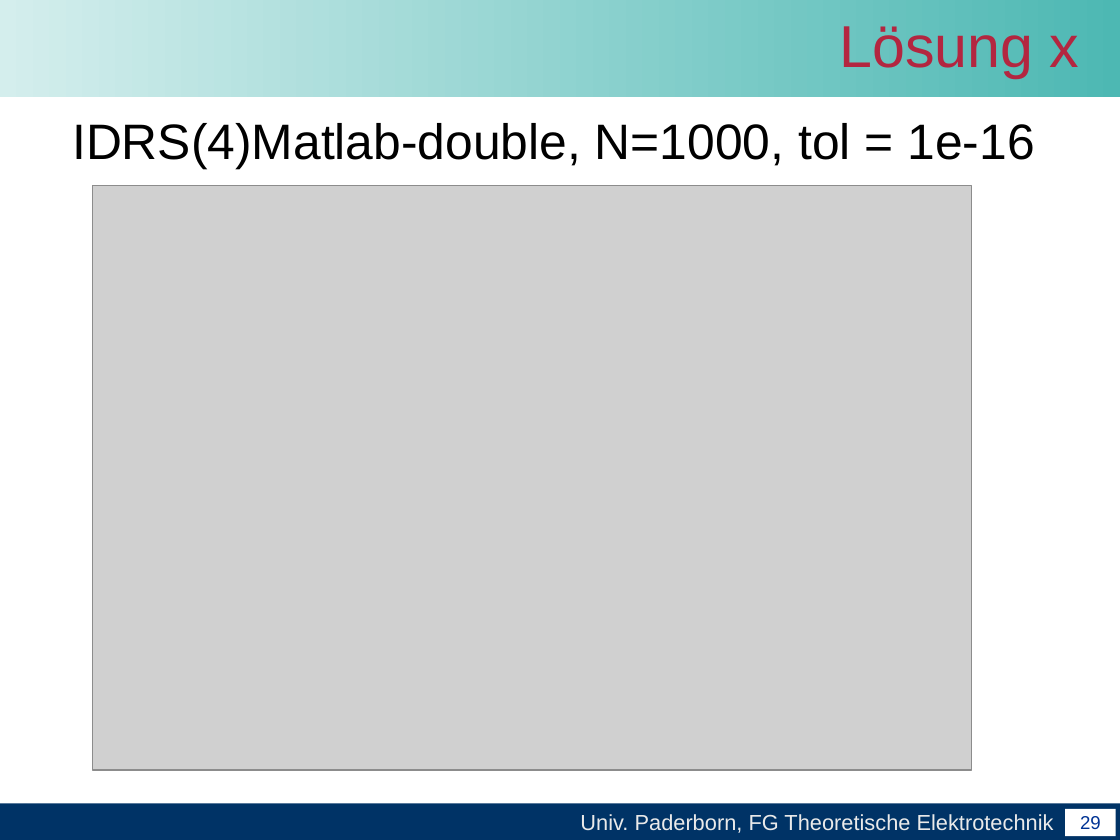
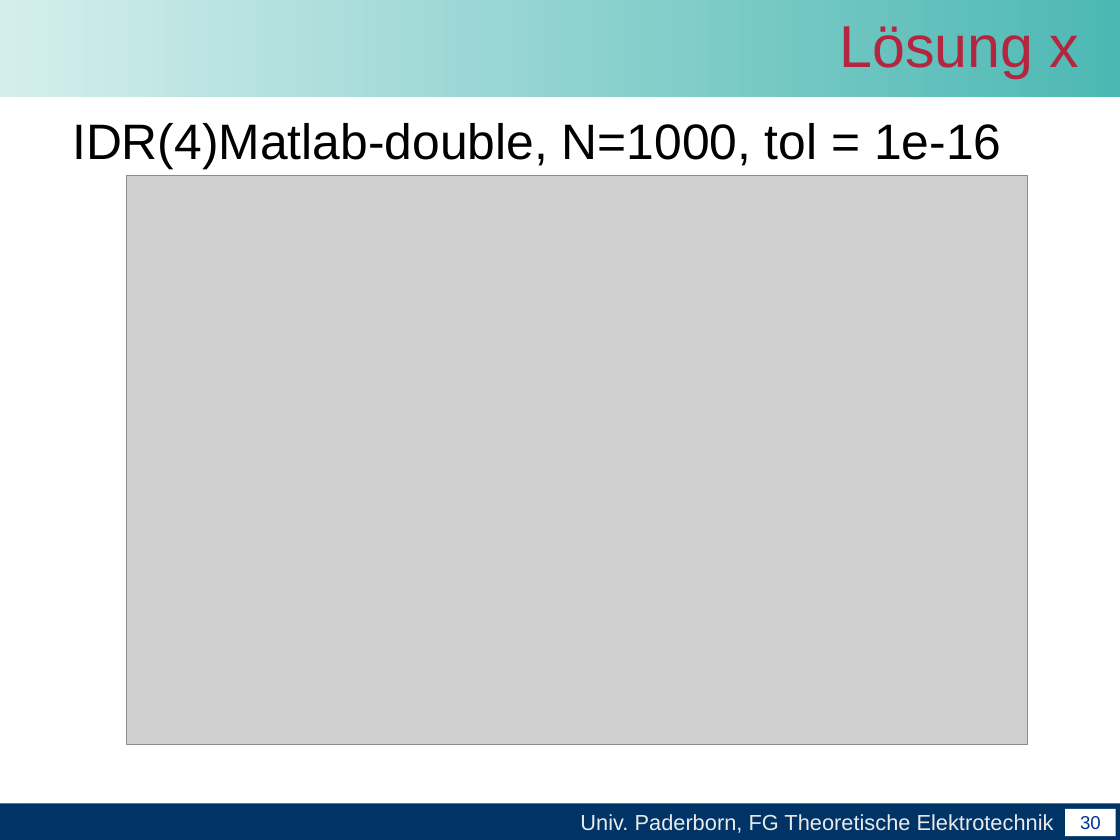
Before and after one commit to unconditional/projektarbeitcuda, a slide deck: slide 30 of Abschlussvortrag/Abschlussvortrag der Projektarbeit CUDA.ppt (slide 29 before the commit). Drawn at 1120x840 pixels with LibreOffice and Linux fonts; fonts in the diff are those of the drawing; grey boxes stand for pictures; background and template pictures are left out. Boxes give left, top, right and bottom in pixels: in the first picture for what was removed or moved away, otherwise in the second. Text is boxed around its words. In the diff, an @@ line names an element or a change of style, - is before the commit and + after.

```diff
--- a/Abschlussvortrag/Abschlussvortrag der Projektarbeit CUDA.ppt
+++ b/Abschlussvortrag/Abschlussvortrag der Projektarbeit CUDA.ppt
@@ text at [72,123,1001,170]: text changed @@
-IDRS(4)Matlab-double, N=1000, tol = 1e-16
+IDR(4)Matlab-double, N=1000, tol = 1e-16
@@ picture: place and size @@
-picture at [93,186,971,771]
+picture at [127,176,1027,745]
@@ page number at [1080,816,1101,830]: text changed @@
-29
+30
```
Also in this commit, not shown: 12 other slides changed, 3 slides added, 1 slide removed.
